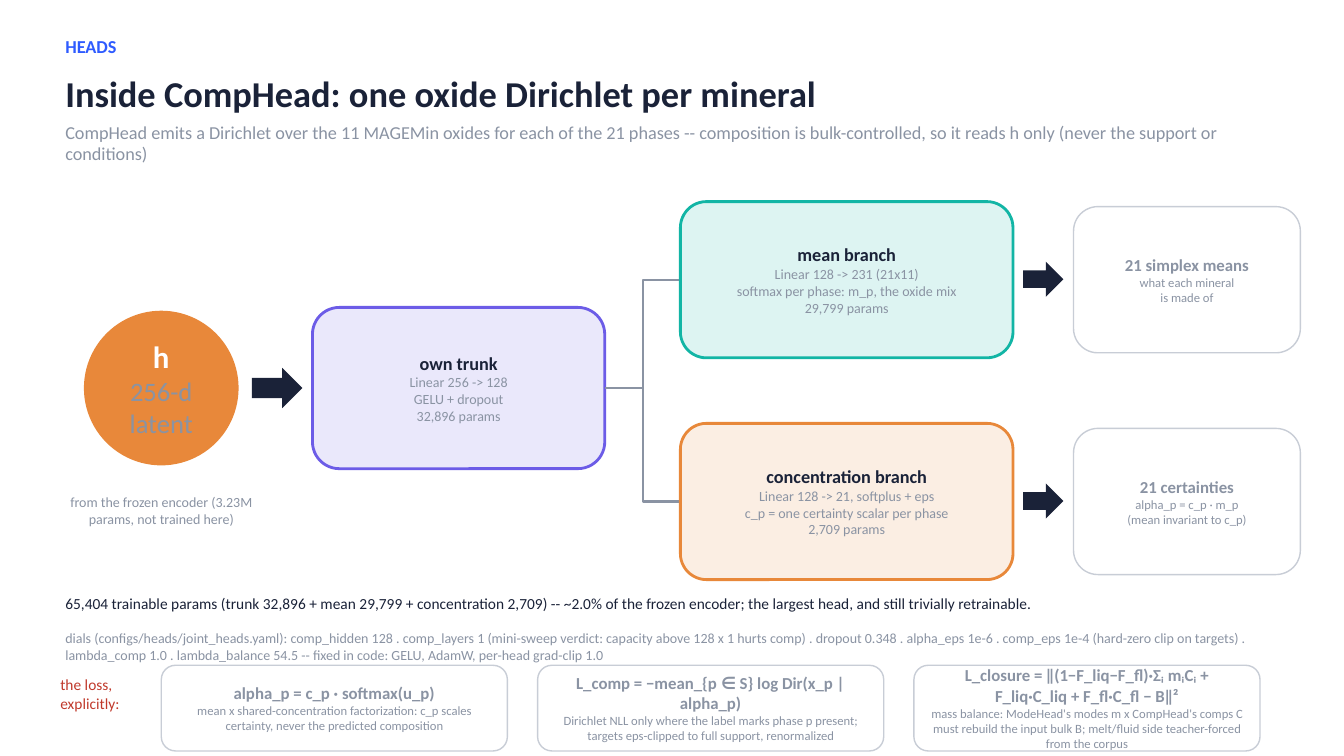
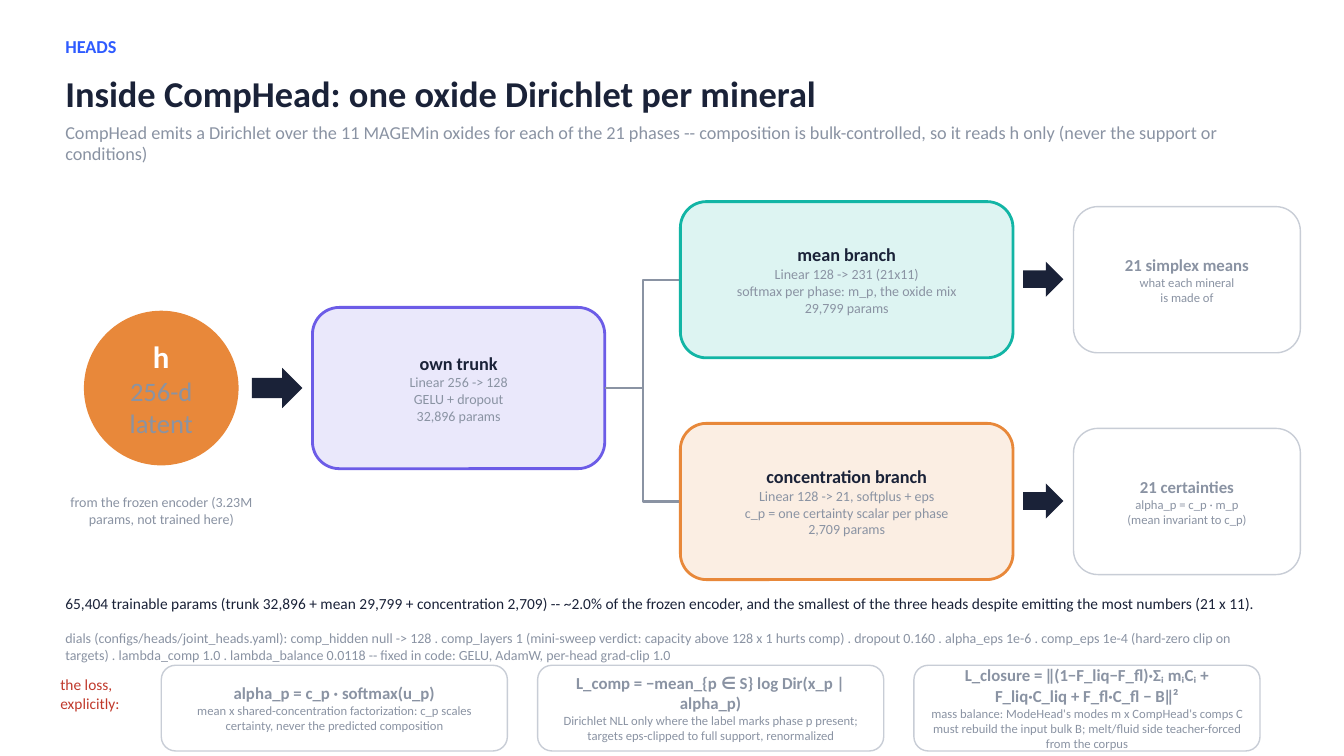
Before and after one commit to matthew-j-liu/phasecast, a slide deck: slide 16 of slides/overview.pptx. Drawn at 1344x756 pixels with LibreOffice and Linux fonts; fonts in the diff are those of the drawing. Boxes give left, top, right and bottom in pixels: in the first picture for what was removed or moved away, otherwise in the second. Text is boxed around its words. In the diff, an @@ line names an element or a change of style, - is before the commit and + after.

```diff
--- a/slides/overview.pptx
+++ b/slides/overview.pptx
@@ text at box(65, 598, 1253, 612): text changed @@
-65,404 trainable params (trunk 32,896 + mean 29,799 + concentration 2,709) -- ~2.0% of the frozen encoder; the largest head, and still trivially retrainable.
+65,404 trainable params (trunk 32,896 + mean 29,799 + concentration 2,709) -- ~2.0% of the frozen encoder, and the smallest of the three heads despite emitting the most numbers (21 x 11).
@@ text at box(65, 633, 1231, 663): text changed @@
-dials (configs/heads/joint_heads.yaml): comp_hidden 128 . comp_layers 1 (mini-sweep verdict: capacity above 128 x 1 hurts comp) . dropout 0.348 . alpha_eps 1e-6 . comp_eps 1e-4 (hard-zero clip on targets) . lambda_comp 1.0 . lambda_balance 54.5 -- fixed in code: GELU, AdamW, per-head grad-clip 1.0
+dials (configs/heads/joint_heads.yaml): comp_hidden null -> 128 . comp_layers 1 (mini-sweep verdict: capacity above 128 x 1 hurts comp) . dropout 0.160 . alpha_eps 1e-6 . comp_eps 1e-4 (hard-zero clip on targets) . lambda_comp 1.0 . lambda_balance 0.0118 -- fixed in code: GELU, AdamW, per-head grad-clip 1.0
```
Also in this commit, not shown: 12 other slides changed, 1 slide added, 1 other file.
